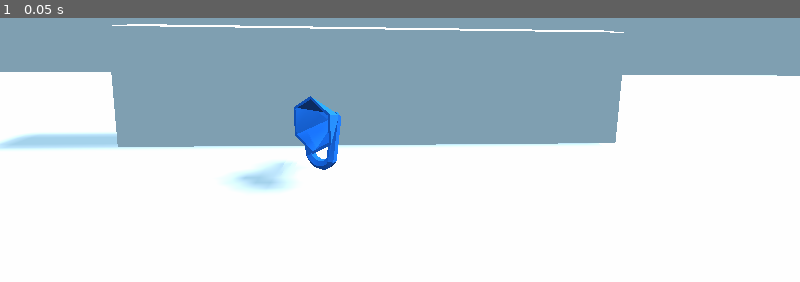
Above: before the commit, frame 1.
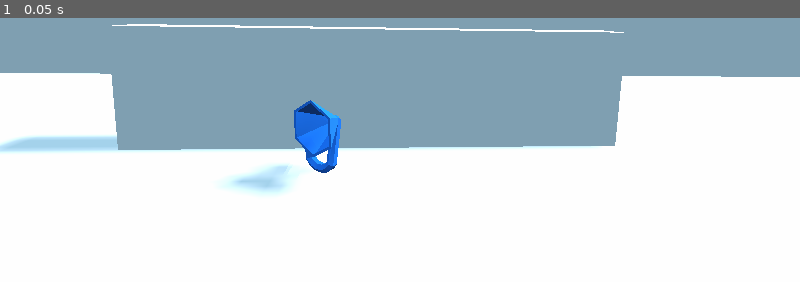
Above: after the commit, the same moment.

Repository: jokes-too-far/ggj-2021
Game: Godot game, scene res://MainGameNode.tscn
Same seed, same stepped clock (60 frames per second), same inputs: the game is played once before the commit and once after it. This scene is started directly instead of the project's main scene.
Inputs:
- Up to frame 1 (0.05 s): no input

The runs differ from the first frame. In frame 1, 2.2% of the frame differs, in the area x 0-100%, y 20-63%.

Commit message:
Detects if you click in the general vicinity of the tuba

Diff:
--- /dev/null
+++ b/godot/Area.gd
@@ -0,0 +1,16 @@
+extends Area
+
+
+# Declare member variables here. Examples:
+# var a = 2
+# var b = "text"
+
+
+# Called when the node enters the scene tree for the first time.
+func _ready():
+	pass # Replace with function body.
+
+
+# Called every frame. 'delta' is the elapsed time since the previous frame.
+#func _process(delta):
+#	pass
--- a/godot/MainGameNode.gd
+++ b/godot/MainGameNode.gd
@@ -15,7 +15,7 @@
 	var g = rand_range(0.0, 1.0)
 	var b = rand_range(0.0, 1.0)
 	material.albedo_color = Color(0.1, 0.5, 1)
-	get_node("TubaMesh/tuba/SketchUp").set_surface_material(0, material)
+	get_node("TubaSpatial/TubaMesh/tuba/SketchUp").set_surface_material(0, material)
 
 
 # Called every frame. 'delta' is the elapsed time since the previous frame.
--- a/godot/MainGameNode.tscn
+++ b/godot/MainGameNode.tscn
@@ -1,18 +1,23 @@
-[gd_scene load_steps=8 format=2]
+[gd_scene load_steps=12 format=2]
 
+[ext_resource path="res://Area.gd" type="Script" id=1]
 [ext_resource path="res://MainGameNode.gd" type="Script" id=2]
+[ext_resource path="res://TubaSpatial.gd" type="Script" id=3]
 [ext_resource path="res://assets/tuba.tscn" type="PackedScene" id=4]
+[ext_resource path="res://TubaMesh.gd" type="Script" id=5]
 
 [sub_resource type="CubeMesh" id=1]
 size = Vector3( 60, 2, 60 )
 
-[sub_resource type="BoxShape" id=2]
+[sub_resource type="SphereShape" id=2]
+
+[sub_resource type="BoxShape" id=3]
 extents = Vector3( 30, 1, 30 )
 
-[sub_resource type="BoxShape" id=3]
+[sub_resource type="BoxShape" id=4]
 extents = Vector3( 0.2, 0.8, 3 )
 
-[sub_resource type="CubeMesh" id=4]
+[sub_resource type="CubeMesh" id=5]
 size = Vector3( 0.4, 1.6, 6 )
 
 [sub_resource type="Skin" id=6]
@@ -23,19 +28,30 @@
 [node name="Camera" type="Camera" parent="."]
 transform = Transform( -0.0608305, 0.119587, -0.990958, 0.0172358, 0.992775, 0.118749, 0.997999, -0.00985643, -0.0624522, -3.08534, 1.65078, 0 )
 
-[node name="TubaMesh" type="MeshInstance" parent="."]
-transform = Transform( 1, 0, 0, 0, 1, 0, 0, 0, 1, 0, -1, -0.225541 )
+[node name="TubaSpatial" type="Spatial" parent="."]
+script = ExtResource( 3 )
+
+[node name="TubaMesh" type="MeshInstance" parent="TubaSpatial"]
+transform = Transform( 1, 0, 0, 0, 1, 0, 0, 0, 1, 0, -1.03525, -0.225541 )
 mesh = SubResource( 1 )
 material/0 = null
+script = ExtResource( 5 )
 
-[node name="tuba" parent="TubaMesh" instance=ExtResource( 4 )]
+[node name="tuba" parent="TubaSpatial/TubaMesh" instance=ExtResource( 4 )]
 transform = Transform( 0.808555, 0.0321287, -0.587543, -2.98023e-08, 0.998508, 0.0546016, 0.588421, -0.0441484, 0.807349, 0.377917, 1.15224, -0.0762242 )
+
+[node name="Area" type="Area" parent="TubaSpatial/TubaMesh"]
+transform = Transform( 1, 0, 0, 0, 1, 0, 0, 0, 1, 0.0803518, 1.46399, -0.390799 )
+script = ExtResource( 1 )
+
+[node name="CollisionShape" type="CollisionShape" parent="TubaSpatial/TubaMesh/Area"]
+shape = SubResource( 2 )
 
 [node name="Ground" type="StaticBody" parent="."]
 transform = Transform( 1, 0, 0, 0, 1, 0, 0, 0, 1, 0, -1, 0 )
 
 [node name="Collision Shape" type="CollisionShape" parent="Ground"]
-shape = SubResource( 2 )
+shape = SubResource( 3 )
 
 [node name="DirectionalLight" type="DirectionalLight" parent="."]
 transform = Transform( 1, 0, 0, 0, 0.703903, 0.710296, 0, -0.710296, 0.703903, 0, 5.08327, 0 )
@@ -58,10 +74,11 @@
 
 [node name="CollisionShape" type="CollisionShape" parent="Bar2"]
 transform = Transform( 1, 0, 0, 0, 1, 0, 0, 0, 1, 1, 0.6, 0 )
-shape = SubResource( 3 )
+shape = SubResource( 4 )
 
 [node name="WallMesh" type="MeshInstance" parent="Bar2"]
 transform = Transform( 1, 0, 0, 0, 10, 0, 0, 0, 10, 1, 0.6, 0 )
-mesh = SubResource( 4 )
+mesh = SubResource( 5 )
 skin = SubResource( 6 )
 material/0 = null
+[connection signal="input_event" from="TubaSpatial/TubaMesh/Area" to="TubaSpatial" method="_on_Area_input_event"]
--- /dev/null
+++ b/godot/TubaMesh.gd
@@ -0,0 +1,16 @@
+extends MeshInstance
+
+
+# Declare member variables here. Examples:
+# var a = 2
+# var b = "text"
+
+
+# Called when the node enters the scene tree for the first time.
+func _ready():
+	pass # Replace with function body.
+
+
+# Called every frame. 'delta' is the elapsed time since the previous frame.
+#func _process(delta):
+#	pass
--- /dev/null
+++ b/godot/TubaSpatial.gd
@@ -0,0 +1,22 @@
+extends Spatial
+
+
+# Declare member variables here. Examples:
+# var a = 2
+# var b = "text"
+
+
+# Called when the node enters the scene tree for the first time.
+func _ready():
+	pass # Replace with function body.
+
+
+# Called every frame. 'delta' is the elapsed time since the previous frame.
+#func _process(delta):
+#	pass
+
+
+func _on_Area_input_event(camera, event, click_position, click_normal, shape_idx):
+	if event is InputEventMouseButton:
+		if event.button_index == BUTTON_LEFT and event.pressed == true:
+			print("Pressed left mouse button")
Not shown: 1 places in godot/MainGameNode.tscn that only renumber resources
